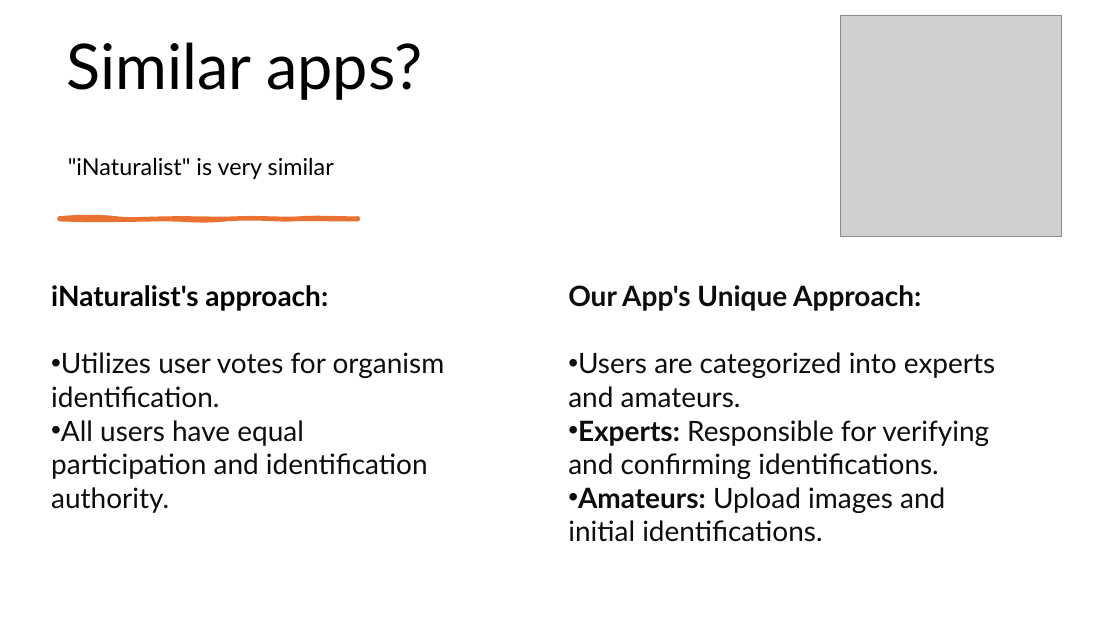
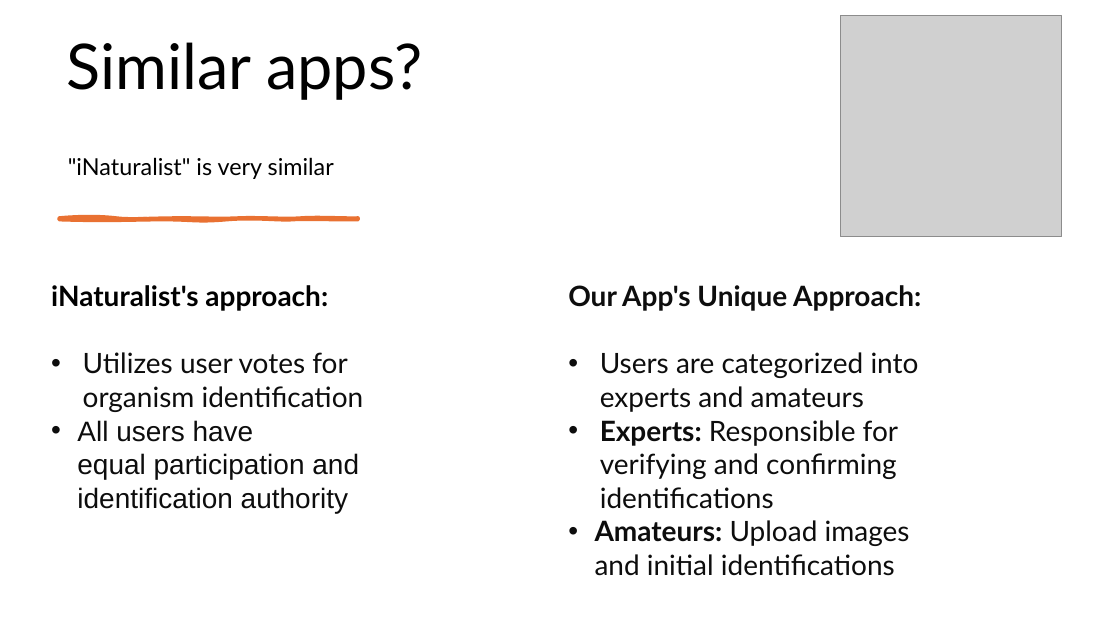
Before and after one commit to ChenDahan13/PlantDetect, a slide deck: slide 4 of Plant-_detect_2.pptx. Drawn at 1120x630 pixels with LibreOffice and Linux fonts; fonts in the diff are those of the drawing; grey boxes stand for pictures. Boxes give left, top, right and bottom in pixels: in the first picture for what was removed or moved away, otherwise in the second. Text is boxed around its words. In the diff, an @@ line names an element or a change of style, - is before the commit and + after.

Commit message:
better powerpoint

```diff
--- a/Plant-_detect_2.pptx
+++ b/Plant-_detect_2.pptx
@@ text at (x1=77, y1=352, x2=364, y2=513): text changed; font Lato to Arial @@
-• Utilizes user votes for organism identification.
-• All users have equal participation and identification authority.
+• Utilizes user votes for organism identification
+• All users have equal participation and identification authority
@@ text at (x1=595, y1=352, x2=919, y2=576): text changed @@
-• Users are categorized into experts and amateurs.
-• Experts: Responsible for verifying and confirming identifications.
-• Amateurs: Upload images and initial identifications.
+• Users are categorized into experts and amateurs
+• Experts: Responsible for verifying and confirming identifications
+• Amateurs: Upload images and initial identifications
```
Also in this commit, not shown: 3 other slides changed.
